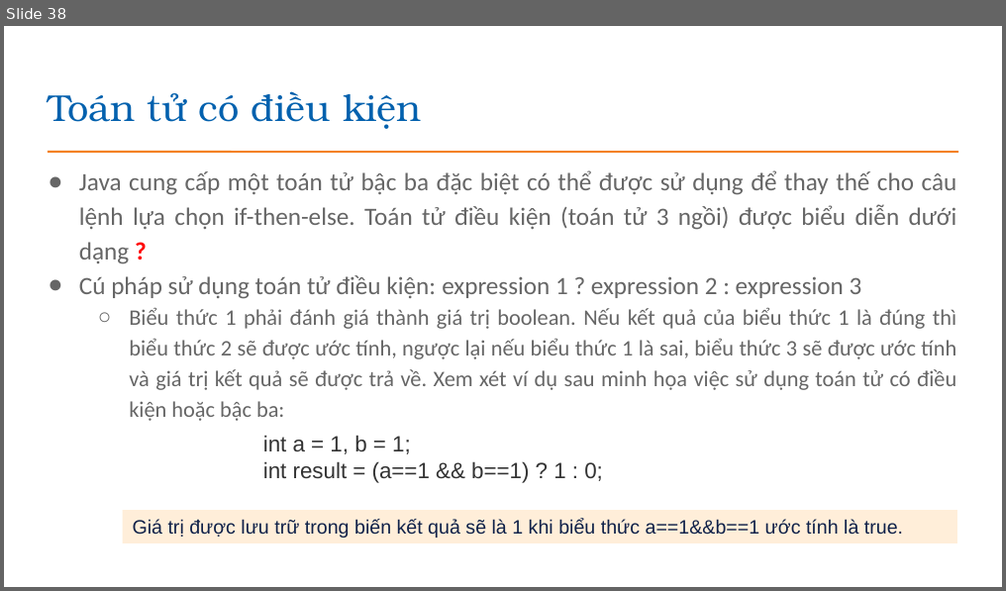
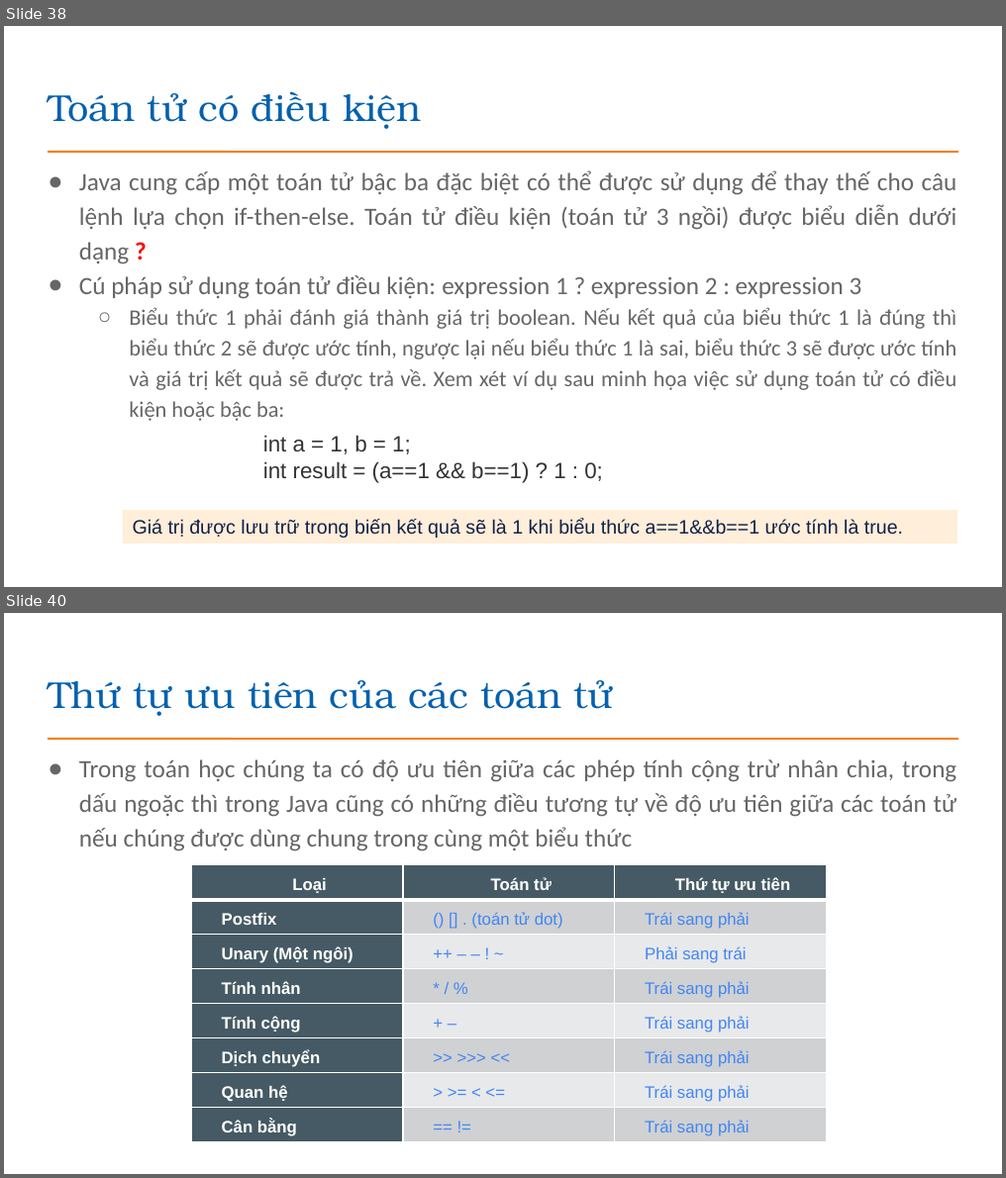
Before and after one commit to EdisonTechnologyAcademy/Java---Construction, a slide deck: presentations/Bài 3_Cac phep toan va bieu thuc.pptx. Shown one above the other, each under a label of ours: slide 38 before the commit, slides 38 and 40 after it; the slides between them are not shown. The pictures are 1006x591 and 1006x1178 pixels, drawn with LibreOffice and Linux fonts; fonts in the diff are those of the drawing; background and template pictures are left out. Boxes give left, top, right and bottom in pixels: in the first picture for what was removed or moved away, otherwise in the second. Text is boxed around its words. In the diff, an @@ line names an element or a change of style, - is before the commit and + after.

```diff
--- a/presentations/Bài 3_Cac phep toan va bieu thuc.pptx
+++ b/presentations/Bài 3_Cac phep toan va bieu thuc.pptx
@@ slide 40 added at [4,613,1002,1174], background #FFFFFF; not listed: 1 template element that a slide beside it also shows @@
@@ title added at [48,680,614,716], 27 pt, text #0361AE @@
+Thứ tự ưu tiên của các toán tử
@@ text added at [79,760,957,852], 18 pt, text #666666 @@
+● Trong toán học chúng ta có độ ưu tiên giữa các phép tính cộng trừ nhân chia, trong dấu ngoặc thì trong Java cũng có những điều tương tự về độ ưu tiên giữa các toán tử nếu chúng được dùng chung trong cùng một biểu thức
@@ table added at [192,865,827,1141], 8 rows, 3 columns @@
+Loại | Toán tử | Thứ tự ưu tiên
+Postfix | () [] . (toán tử dot) | Trái sang phải
+Unary (Một ngôi) | ++ – – ! ~ | Phải sang trái
+Tính nhân | * / % | Trái sang phải
+Tính cộng | + – | Trái sang phải
+Dịch chuyển | >> >>> << | Trái sang phải
+Quan hệ | > >= < <= | Trái sang phải
+Cân bằng | == != | Trái sang phải
```
Also in this commit, not shown: 2 slides changed, 3 other slides added, 19 other files.
